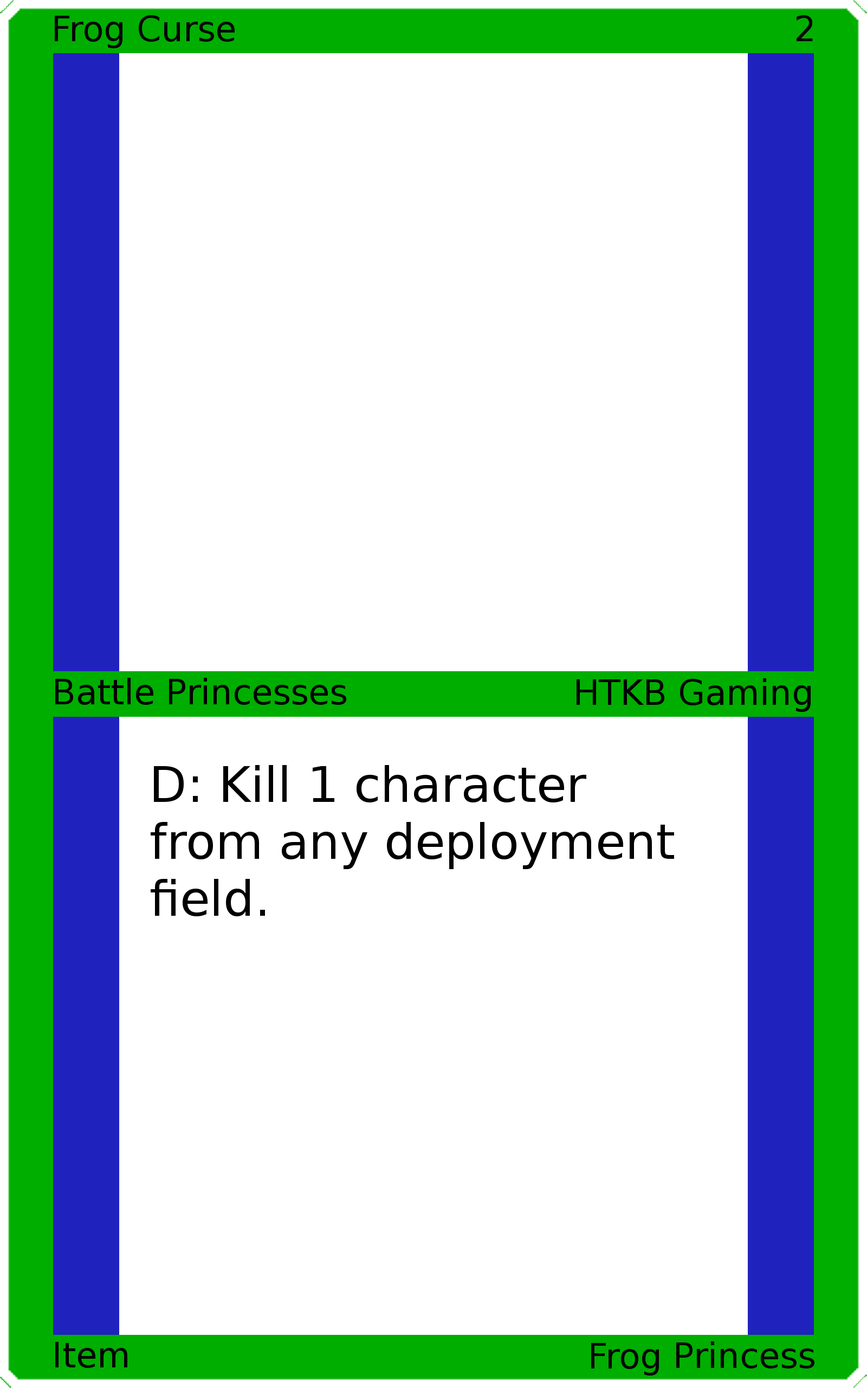
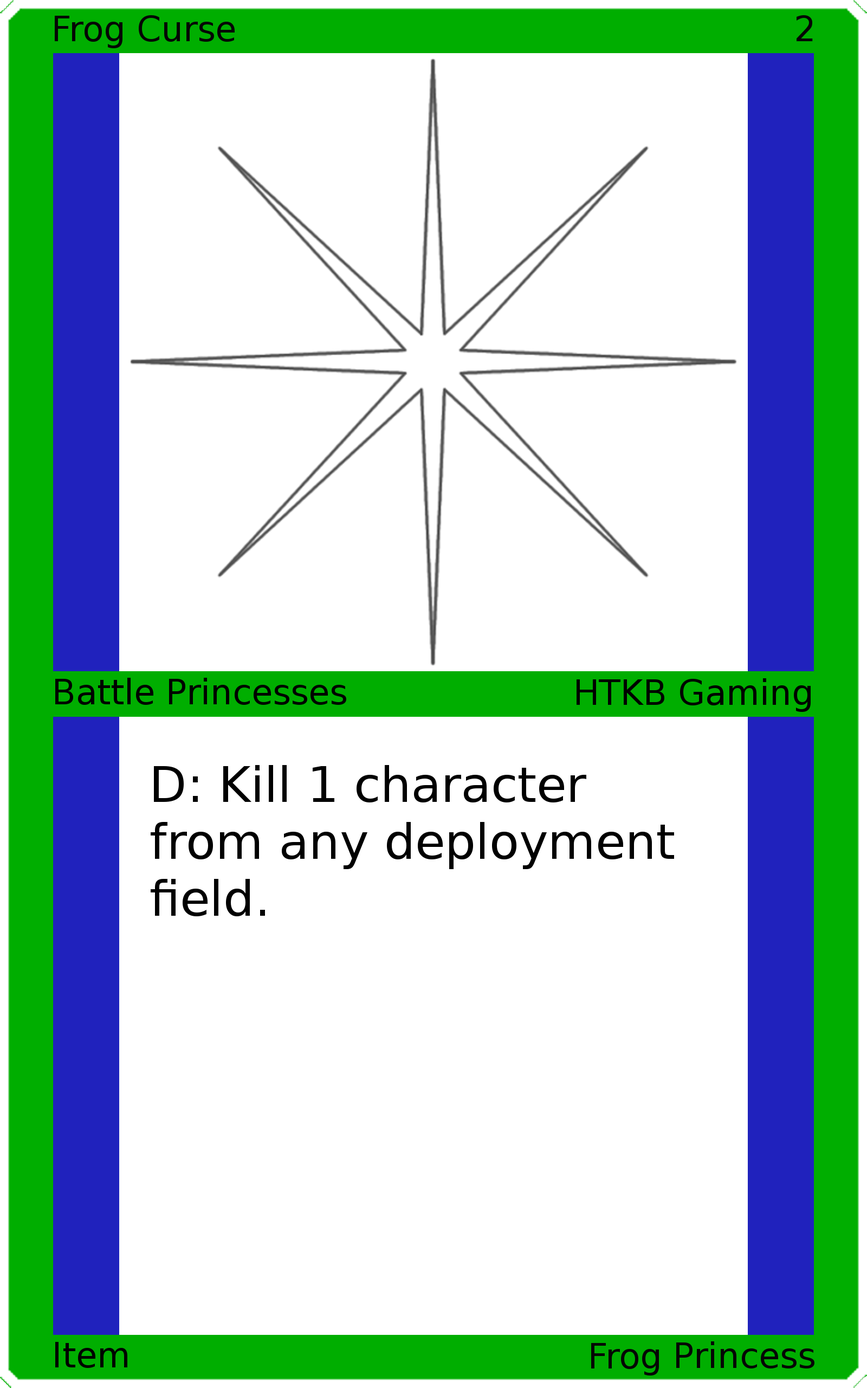
Layers edited between the first and the second 867 x 1388 image:
added layer "Art" above "Top Background" over [129, 57, 738, 666]
